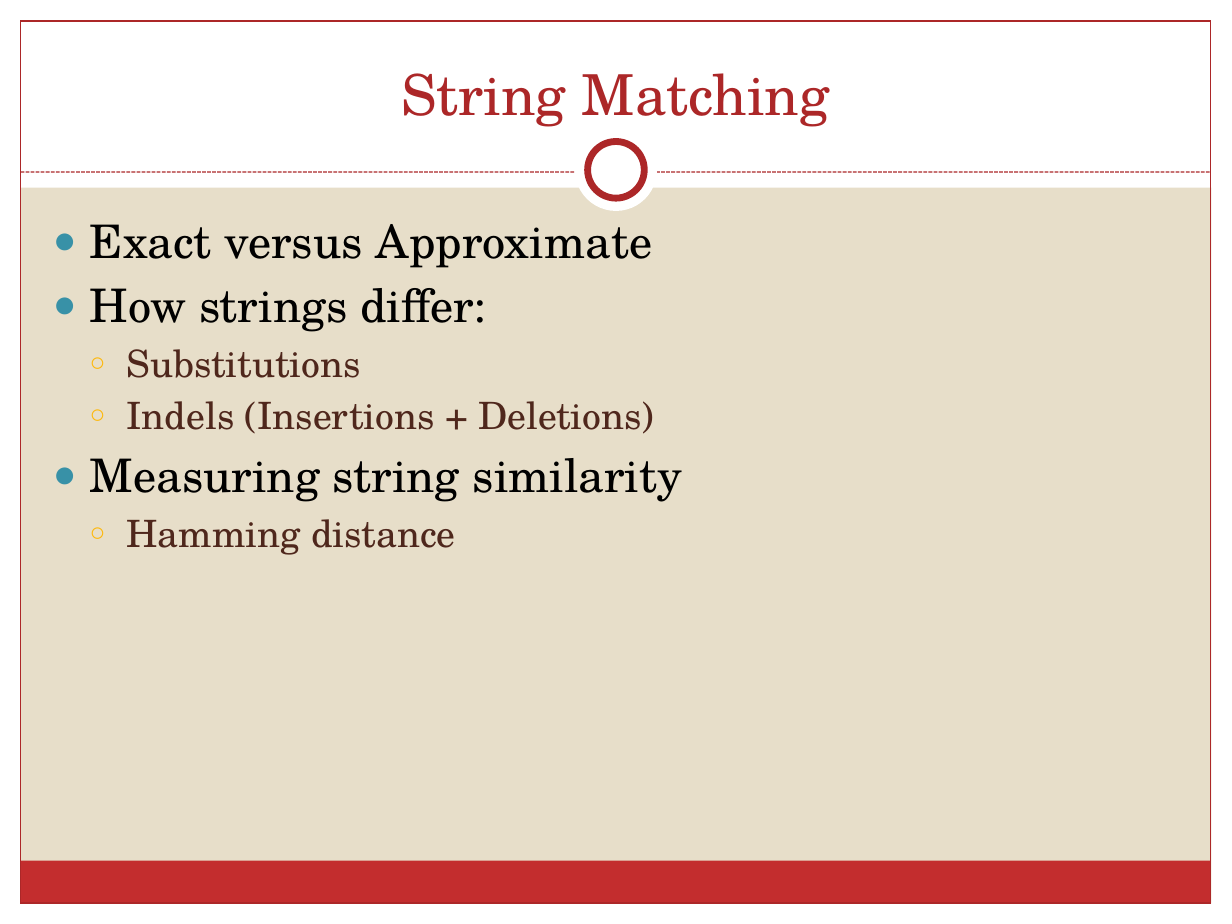
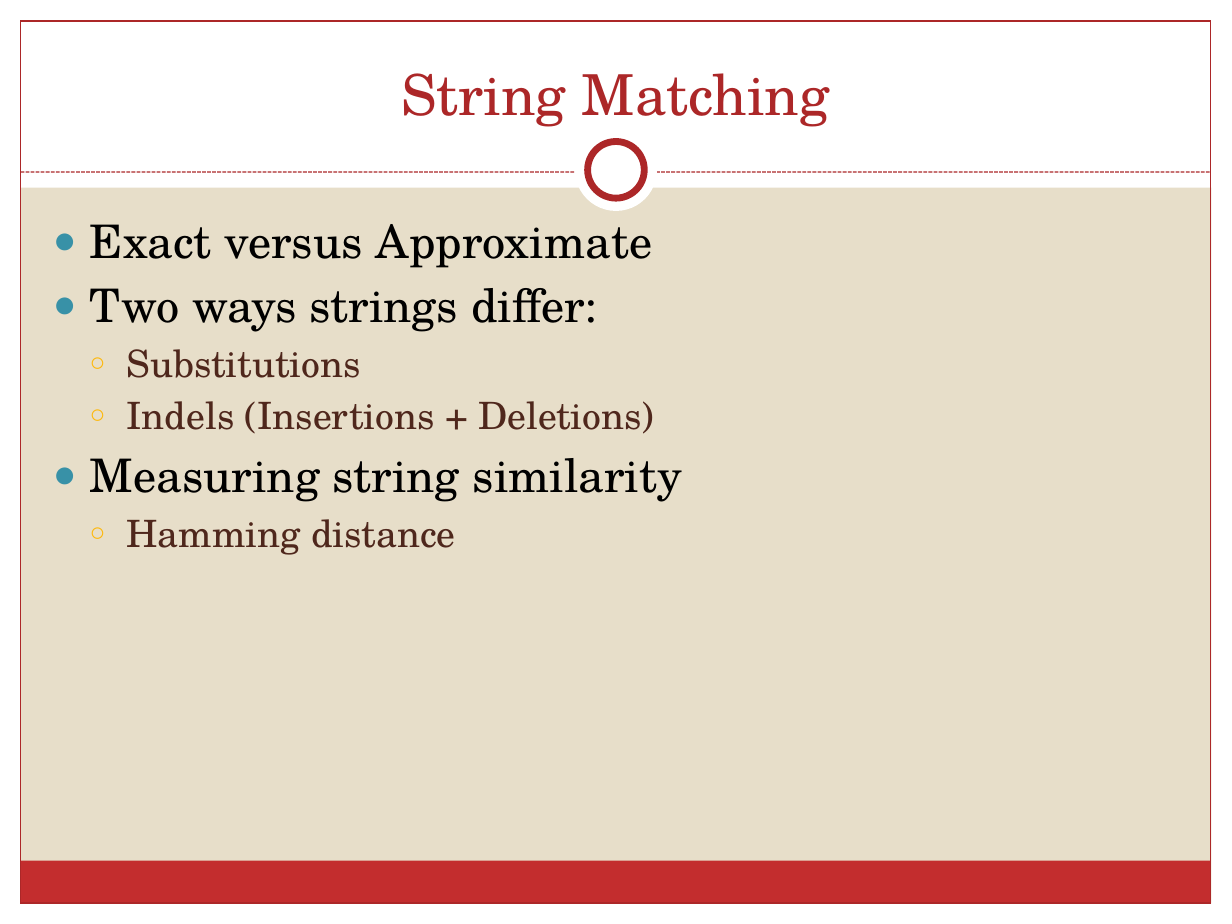
Before and after one commit to schaefce/proposal, a slide deck: slide 4 of SchaefferProposal.pptx. Drawn at 1232x924 pixels with LibreOffice and Linux fonts; fonts in the diff are those of the drawing. Boxes give left, top, right and bottom in pixels: in the first picture for what was removed or moved away, otherwise in the second. Text is boxed around its words. In the diff, an @@ line names an element or a change of style, - is before the commit and + after.

```diff
--- a/SchaefferProposal.pptx
+++ b/SchaefferProposal.pptx
@@ text at (90,288,597,332): text changed @@
-● How strings differ:
+● Two ways strings differ:
```
Also in this commit, not shown: 9 other slides changed, 2 slides added, 10 other files.
